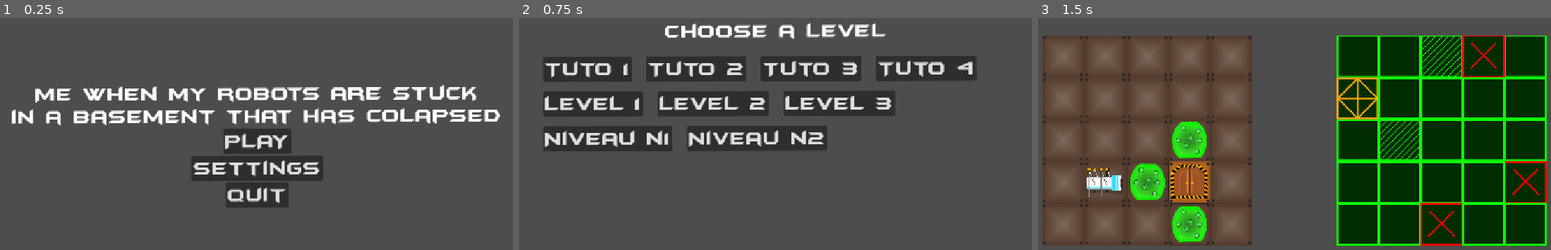
Above: before the commit, frames 1-3 (left to right).
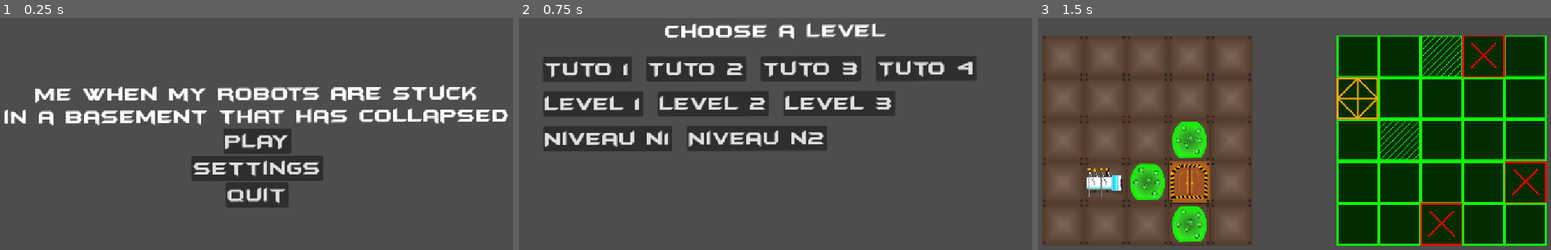
Above: after the commit, the same moments.

Repository: yuesubi/unijam-2026
Game: Godot game, scene res://Scenes/SceneContainers/menu_container.tscn
Same seed, same stepped clock (60 frames per second), same inputs: the game is played once before the commit and once after it. The project has no main scene, so this scene is started directly.
Inputs:
- Up to frame 1 (0.25 s): no input
- Up to frame 2 (0.75 s): click "PLAY" at 0.5 s
- Up to frame 3 (1.5 s): click "Level 1" at 1.25 s

The runs differ from the first frame. In frame 1, 3.4% of the frame differs, in the area x 0-100%, y 38-47%; in frame 2, nothing differs; in frame 3, nothing differs.

Commit message:
colapsed -> collapsed

Diff:
--- a/into-the-maze/Scenes/Menus/main_menu.tscn
+++ b/into-the-maze/Scenes/Menus/main_menu.tscn
@@ -38,7 +38,7 @@
 layout_mode = 2
 theme = ExtResource("1_tt5f1")
 text = "Me when my robots are stuck
-in a basement that has colapsed"
+in a basement that has collapsed"
 horizontal_alignment = 1
 
 [node name="PlayButton" type="Button" parent="VBoxContainer" unique_id=1805315087]
Not shown, added: into-the-maze/export_presets.cfg
